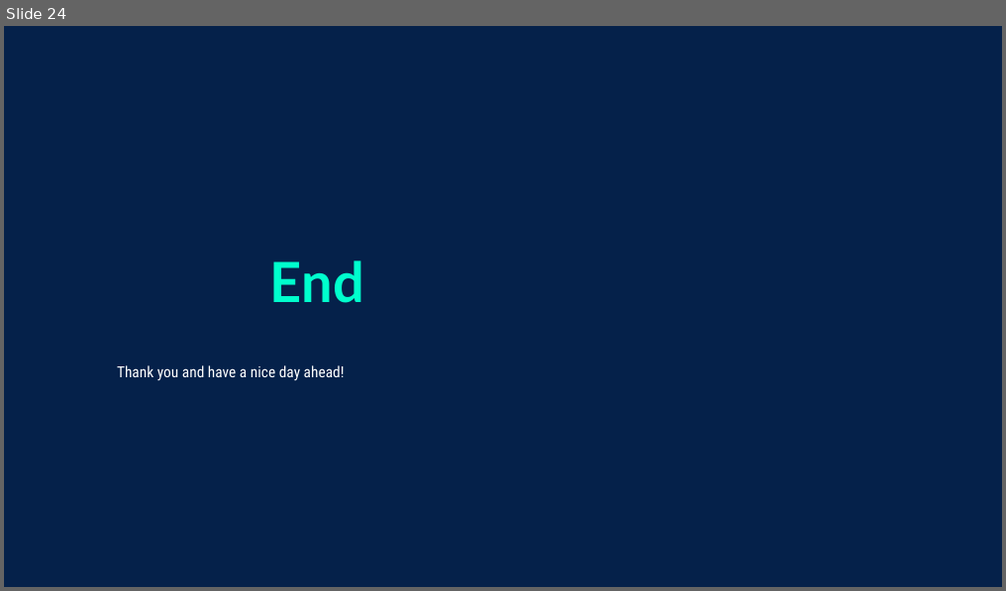
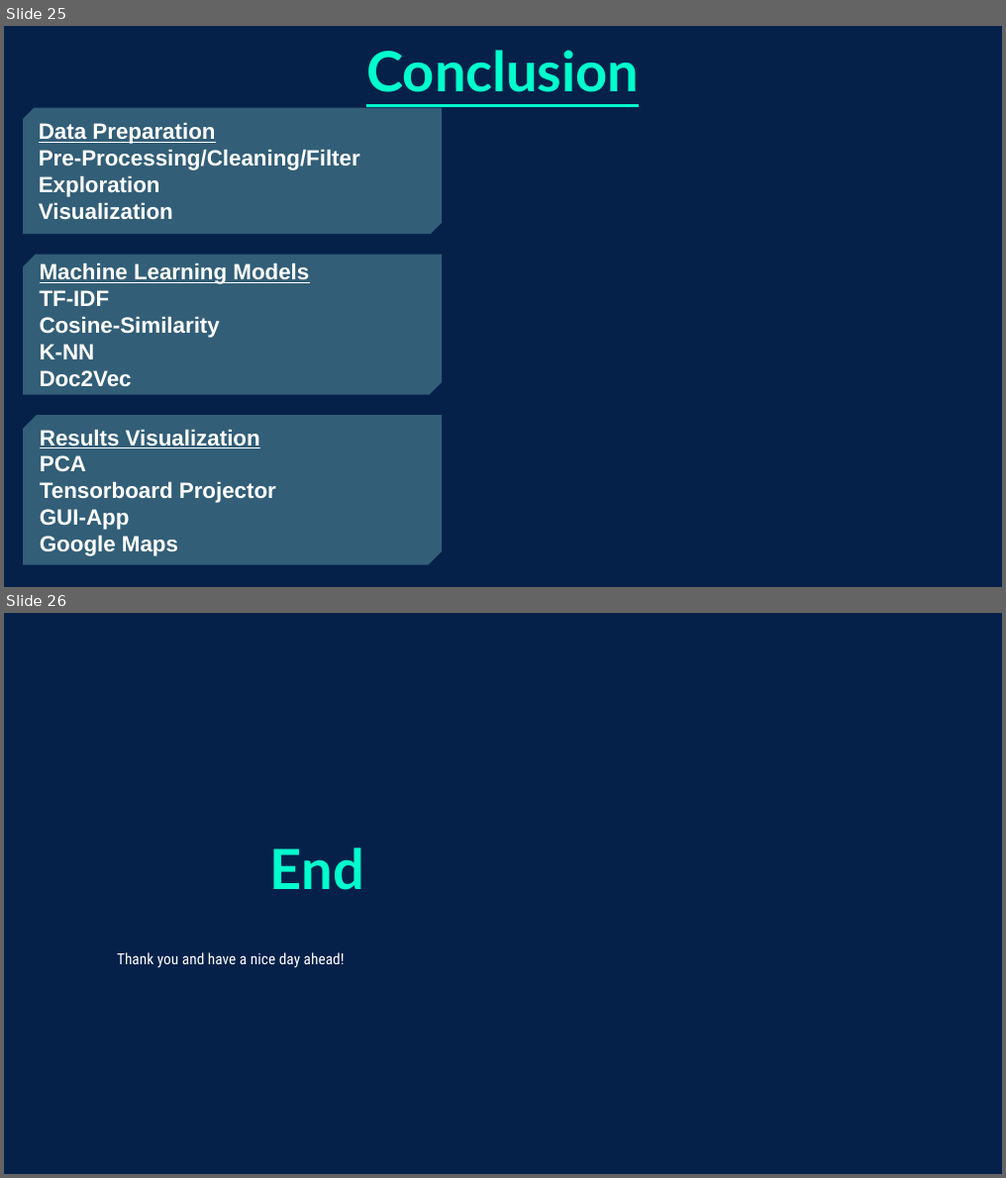
Before and after one commit to boohooo/AirBnB, a slide deck: PPT/AirBB Recommender_v2.pptx. Shown one above the other, each under a label of ours: slide 24 before the commit, slides 25 and 26 after it. The pictures are 1006x591 and 1006x1178 pixels, drawn with LibreOffice and Linux fonts; fonts in the diff are those of the drawing; background and template pictures are left out. Boxes give left, top, right and bottom in pixels: in the first picture for what was removed or moved away, otherwise in the second. Text is boxed around its words. In the diff, an @@ line names an element or a change of style, - is before the commit and + after.

```diff
--- a/PPT/AirBB Recommender_v2.pptx
+++ b/PPT/AirBB Recommender_v2.pptx
@@ slide 25 added at (4, 26, 1002, 587), background picture (left out) @@
@@ title added at (366, 50, 639, 92), 40 pt, text #00FFCD, bold, underline @@
+Conclusion
@@ snip diag rect added at (23, 108, 443, 235), fill #AAFFEE at 28% opacity, 16 pt, text #FFFFFF, bold @@
+Data Preparation
+Pre-Processing/Cleaning/Filter
+Exploration
+Visualization
@@ snip diag rect added at (23, 255, 443, 395), fill #AAFFEE at 28% opacity, 16 pt, text #FFFFFF, bold @@
+Machine Learning Models
+TF-IDF
+Cosine-Similarity
+K-NN
+Doc2Vec
@@ snip diag rect added at (23, 415, 443, 565), fill #AAFFEE at 28% opacity, 16 pt, text #FFFFFF, bold @@
+Results Visualization
+PCA
+Tensorboard Projector
+GUI-App
+Google Maps
@@ what was slide 24 is now slide 26 @@
```
Also in this commit, not shown: 7 slides changed, 7 other slides added, 6 slides removed.
